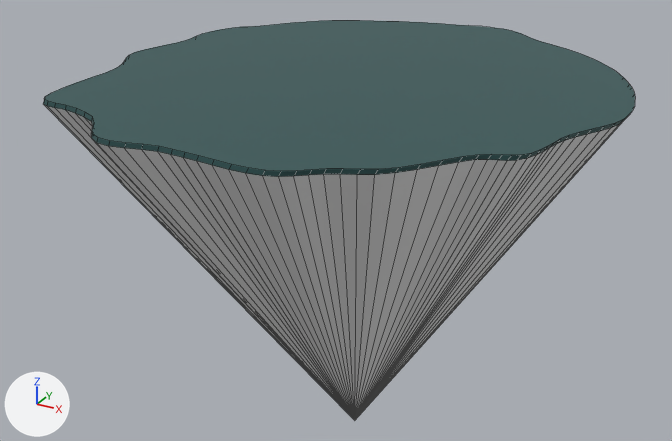
Renders of the Blender file Assets/Art/Models/Environment/map.blend from each side of a commit.
Both versions are drawn from a 50 mm lens placed at (182.0, -351.0, 105.0), pointed at (-13.0, 4.0, -72.0). Arrows for +X, +Y and +Z are at lower left; the lights stay in place. Mesh edges are drawn as thin lines.

The first picture shows 'Ground'.
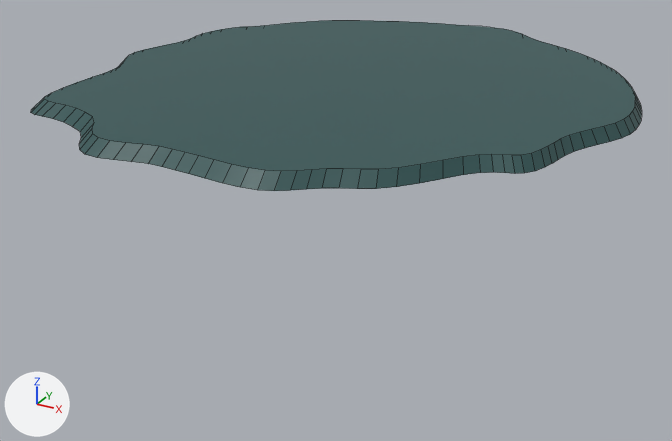
The change, as a list of edits to the scene's bpy script:
```text
Change me_cylinder_005:
    used by ob_ground; location = (0.0, 0.0, 0.0)
    remove me_cylinder_005.from_pydata(...)  # 385 vertices, 259 faces; spans x -115.0..116.0, y -118.0..124.0, z -180.0..0.0
    add me_cylinder_005.from_pydata(...)  # 256 vertices, 130 faces; spans x -119.0..119.0, y -123.0..128.0, z -5.0..0.0
    me_cylinder_005 part 1: the loose piece of 129 vertices spanning x -115.0..115.0, y -118.0..123.0, z -180.0..-2.0 is deleted
    me_cylinder_005 part 2
    8 vertices in x 31.0..68.0, y -115.0..-87.0, z -2.0 move by (2.0, -4.0, -3.0)
    6 vertices in x -35.0..-4.0, y 113.0..120.0, z -2.0 move by (-1.0, 5.0, -3.0)
    5 vertices in x 9.0..41.0, y 109.0..123.0, z -2.0 move by (1.0, 5.0, -3.0)
    5 vertices in x -103.0..-90.0, y 59.0..74.0, z -2.0 move by (-4.0, 3.0, -3.0)
    4 vertices in x 97.0..100.0, y -55.0..-40.0, z -2.0 move by (4.0, -2.0, -3.0)
    4 vertices in x 77.0..91.0, y -74.0..-65.0, z -2.0 move by (3.0, -3.0, -3.0)
    96 vertices move from x -115.0..115.0, y -118.0..123.0, z -2.0 to x -119.0..119.0, y -123.0..127.0, z -5.0
    remove me_cylinder_005.materials.append(mat_mountain)  # white #e7e7e7
```

Changed parts and their boxes (x1, y1, x2, y2) in the pictures (672 x 441 px; the box of a moved part takes in the faces that stretch with it):
'Ground', reshaped (57% shorter): before (44, 20, 635, 420); after (31, 20, 642, 191)
part 1 of me_cylinder_005, deleted: before (45, 105, 621, 420)
part 2 of me_cylinder_005, moved or reshaped: before (44, 100, 628, 177); after (31, 60, 642, 191)
